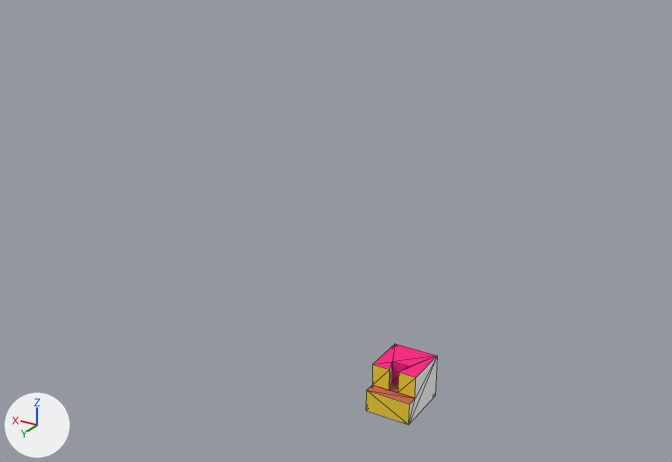
The glTF model a.glb as it was, and as the next commit left it.
Before and after are seen from a 50 mm camera at (-1.4, 3.16, 2.25) aimed at (0.64, -0.24, 0.55). Lighting does not change. The marker at lower left points along +X, +Y and +Z. Mesh edges are drawn as thin lines. Where no turn or scale is listed for an object, it has been applied to the vertices. Vertices at the same position are counted once.
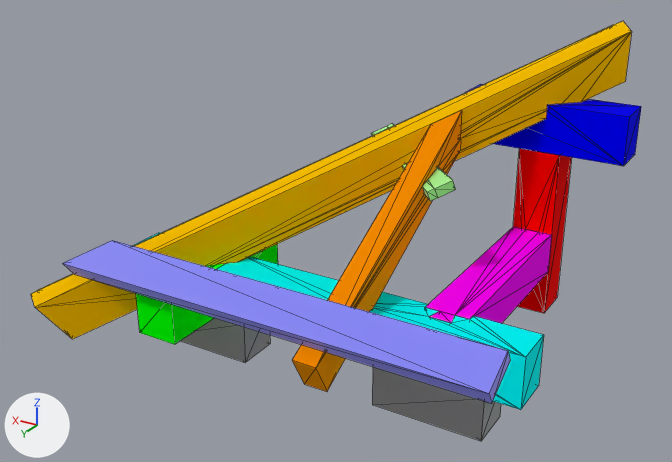
The newer file is also rescaled (x300.0), turned or shifted as a whole; pictures and numbers use the older file's frame.

Pixel boxes [x1, y1, x2, y2] of what changed, in the pictures (672 x 462 px):
'Mesh2', added (yellow)
    after: [31, 21, 632, 339]
'Mesh9', added (blue)
    after: [62, 240, 510, 403]
'Mesh6', added
    after: [292, 110, 462, 392]
'Mesh5', added (cyan)
    after: [133, 233, 544, 410]
'Mesh1', reshaped
    before: [366, 344, 437, 425]
    after: [372, 367, 501, 441]
'Mesh3', added (pink)
    after: [426, 227, 552, 323]
'Mesh11', added (blue)
    after: [465, 84, 641, 166]
'Mesh4', added (red)
    after: [513, 149, 572, 313]
'Mesh12', added (green)
    after: [136, 244, 278, 344]
'Mesh8', added
    after: [180, 318, 270, 362]
'Mesh7', added (green)
    after: [387, 124, 456, 198]
'Mesh10', added
    after: [371, 126, 438, 201]

Diff of the bpy script that builds the scene:
```diff
--- a/a.glb.py
+++ b/a.glb.py
@@ me_scene @@
-me_scene.from_pydata(...)  # 21 vertices, 38 faces; spans x 0.0..0.2, y 0.0..0.25, z 0.0..0.2
-me_scene.materials.append(mat_sumele_jewelry)  # light grey #d5d5d5
-me_scene.materials.append(mat_frontcolor)  # white #ffffff
-me_scene.materials.append(mat_sumele_dress2)  # yellow #f1cf32
-me_scene.materials.append(mat_x)  # pink #ff0080
-me_scene.materials.append(mat_steve_glasses_amber)  # red #c76251
-me_scene.materials.append(mat_steve_jacket)  # cyan #8eabaa
+me_scene.from_pydata(...)  # 8 vertices, 12 faces; spans x -0.3..0.2, y 0.0..0.2, z 0.0..0.2
+# me_scene part 1
+# 17 vertices are removed from x 0.0..0.2, y 0.0..0.25, z 0.0..0.2
+# 38 faces are deleted
+# 4 vertices are added at (-0.3, 0.2, 0.0), (-0.3, 0.0, 0.0), (-0.3, 0.0, 0.2), (-0.3, 0.2, 0.2)
+# 12 new faces join them
+me_scene.materials.append(mat_color_m04)  # light grey #c5c5c5
@@ me_mesh_9 @@
+me_mesh_9.from_pydata([(-1.69, -1.611, 0.866), (-2.267, -0.963, 0.846), (-2.279, -0.975, 0.803), (-1.702, -1.623, 0.822), (-1.644, -1.566, 0.791), (-2.257, -0.953, 0.791), (-2.245, -0.941, 0.834), (-1.632, -1.554, 0.834)], [], [(0, 1, 2), (3, 0, 2), (4, 3, 2), (4, 2, 5), (6, 5, 2), (2, 1, 6), (1, 0, 7), (6, 1, 7), (7, 4, 5), (5, 6, 7), (3, 4, 7), (7, 0, 3)])
+me_mesh_9.materials.append(mat_auto_6_001)  # green #cfffbb
@@ me_mesh_8 @@
+me_mesh_8.from_pydata([(-0.84, -0.15, 0.48), (-1.0, -0.31, 0.57), (-1.04, -0.35, 0.51), (-0.88, -0.18, 0.42), (-2.88, -0.15, 0.48), (-2.88, -0.31, 0.57), (-2.88, -0.18, 0.42), (-2.88, -0.35, 0.51)], [], [(0, 1, 2), (2, 3, 0), (4, 5, 1), (1, 0, 4), (3, 6, 4), (4, 0, 3), (2, 7, 6), (6, 3, 2), (5, 7, 2), (2, 1, 5), (5, 4, 6), (6, 7, 5)])
+me_mesh_8.materials.append(mat_auto_3)  # blue #bbbbff
@@ me_mesh_6 @@
+me_mesh_6.from_pydata([(-2.267, -0.963, 0.846), (-2.279, -0.975, 0.803), (-2.336, -1.032, 0.834), (-2.324, -1.02, 0.878), (-1.712, -1.633, 0.878), (-1.723, -1.645, 0.834), (-1.702, -1.623, 0.822), (-1.69, -1.611, 0.866)], [], [(0, 1, 2), (3, 0, 2), (4, 3, 2), (4, 2, 5), (2, 1, 6), (2, 6, 5), (7, 0, 3), (4, 7, 3), (7, 4, 5), (5, 6, 7), (1, 0, 7), (7, 6, 1)])
+me_mesh_6.materials.append(mat_auto_6)  # green #cfffbb
@@ ob_mesh12 @@
+ob_mesh12 = bpy.data.objects.new('Mesh12', me_mesh_11)  # 22 vertices, 40 faces; spans x -1.409..-1.209, y -1.018..-0.218, z 0.2..0.433; in mat_auto_4 (green #00ff00)
+ob_mesh12.location = (2.425, 0.718, 0.0)
@@ ob_mesh11 @@
+ob_mesh11 = bpy.data.objects.new('Mesh11', me_mesh_10)  # 22 vertices, 40 faces; spans x -2.875..-2.075, y -1.884..-1.684, z 0.842..1.075; in mat_auto_8 (blue #0000ff)
+ob_mesh11.location = (2.425, 0.718, 0.0)
@@ ob_mesh10 @@
+ob_mesh10 = bpy.data.objects.new('Mesh10', me_mesh_9)
+ob_mesh10.location = (2.425, 0.718, 0.0)
@@ ob_mesh9 @@
+ob_mesh9 = bpy.data.objects.new('Mesh9', me_mesh_8)
+ob_mesh9.location = (2.425, 0.718, 0.0)
@@ ob_mesh8 @@
+ob_mesh8 = bpy.data.objects.new('Mesh8', me_mesh_7)  # a box spanning x -1.559..-1.059, y -0.718..-0.518, z 0.0..0.2; in mat_color_m04_001 (light grey #c5c5c5)
+ob_mesh8.location = (2.425, 0.718, 0.0)
@@ ob_mesh7 @@
+ob_mesh7 = bpy.data.objects.new('Mesh7', me_mesh_6)
+ob_mesh7.location = (2.425, 0.718, 0.0)
@@ ob_mesh6 @@
+ob_mesh6 = bpy.data.objects.new('Mesh6', me_mesh_5)  # 21 vertices, 42 faces; spans x -2.195..-2.089, y -1.422..-0.118, z 0.231..1.081; in mat_color_c05 (yellow #ffbb00)
+ob_mesh6.location = (2.425, 0.718, 0.0)
@@ ob_mesh5 @@
+ob_mesh5 = bpy.data.objects.new('Mesh5', me_mesh_4)  # 42 vertices, 80 faces; spans x -2.88..-0.91, y -0.72..-0.52, z 0.2..0.43; in mat_auto_5 (cyan #00ffff)
+ob_mesh5.location = (2.425, 0.718, 0.0)
@@ ob_mesh4 @@
+ob_mesh4 = bpy.data.objects.new('Mesh4', me_mesh_3)  # 24 vertices, 48 faces; spans x -2.575..-2.375, y -1.884..-1.684, z 0.0..0.958; in mat_color_a05 (red #ff0000)
+ob_mesh4.location = (2.425, 0.718, 0.0)
@@ ob_mesh3 @@
+ob_mesh3 = bpy.data.objects.new('Mesh3', me_mesh_2)  # 24 vertices, 43 faces; spans x -2.575..-2.375, y -1.918..-0.618, z 0.233..0.433; in mat_auto_7 (pink #ff00ff)
+ob_mesh3.location = (2.425, 0.718, 0.0)
@@ ob_mesh2 @@
+ob_mesh2 = bpy.data.objects.new('Mesh2', me_mesh_1)  # 44 vertices, 88 faces; spans x -2.77..-0.69, y -2.08..0.0, z 0.14..1.43; in mat_color_d05 (yellow #ffe000)
+ob_mesh2.location = (2.425, 0.718, 0.0)
```
